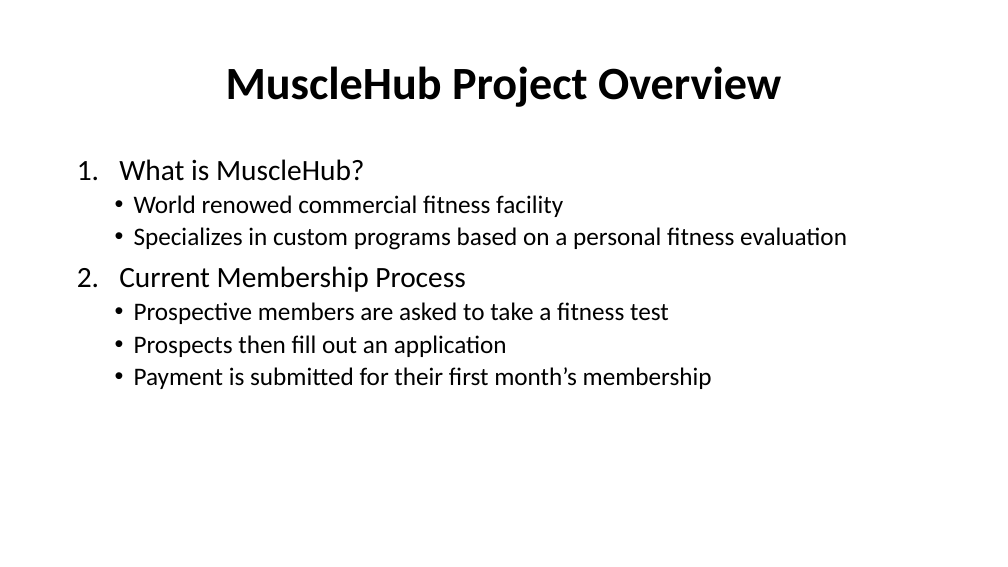
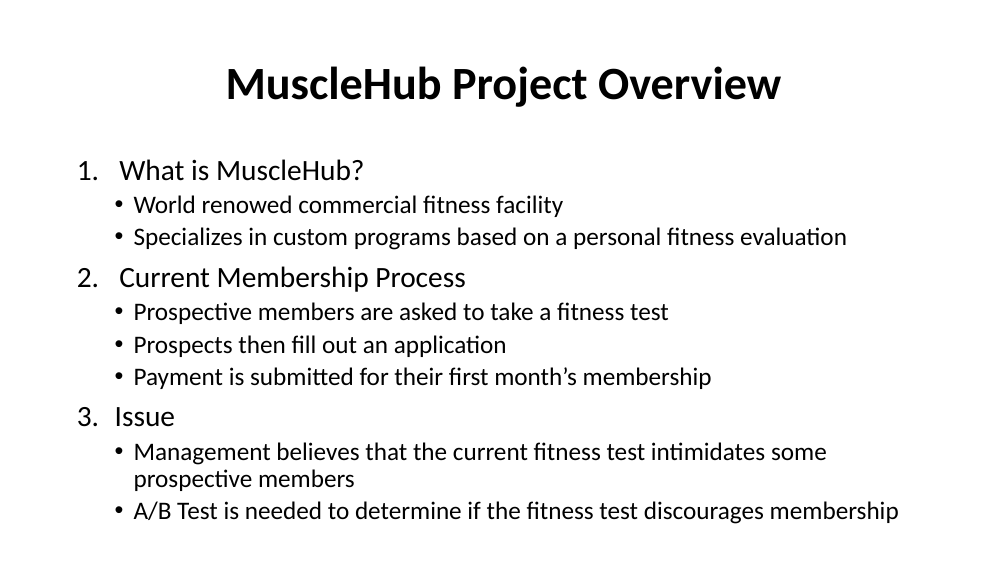
Before and after one commit to MJB4IT/Capstone-Project, a slide deck: slide 2 of Capstone Option 1 .pptx. Drawn at 1008x567 pixels with LibreOffice and Linux fonts; fonts in the diff are those of the drawing. Boxes give left, top, right and bottom in pixels: in the first picture for what was removed or moved away, otherwise in the second. Text is boxed around its words. In the diff, an @@ line names an element or a change of style, - is before the commit and + after.

```diff
--- a/Capstone Option 1 .pptx
+++ b/Capstone Option 1 .pptx
@@ text at (115, 407, 899, 524): paragraphs added @@
+3. Issue
+  • Management believes that the current fitness test intimidates some prospective members
+  • A/B Test is needed to determine if the fitness test discourages membership
```
Also in this commit, not shown: 8 slides added, 1 slide removed.
